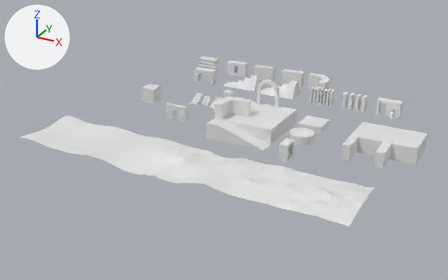
The FBX model Assets/Models/demo.fbx as it was, and as the next commit left it.
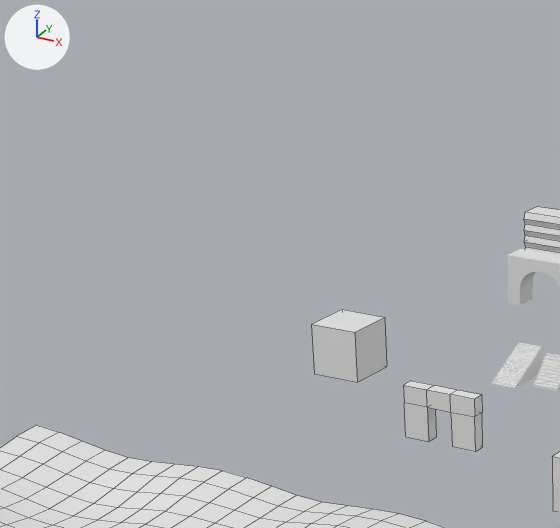
Old and new are each drawn whole from a 50 mm camera at (65.5, -136.4, 58.7) aimed at (-3.1, -11.8, -3.6) and again close up on the part from 13% to 47% of the width and 0% to 51% of the height. The lights are fixed; the arrows at upper left show +X, +Y and +Z. The close-ups show mesh edges as thin lines. Where no turn or scale is listed for an object, it has been applied to the vertices.

The first close-up shows 'demo_10', 'demo_12', 'demo_13', 'demo_14', 'demo_cube_01', 'demo_structure_01', 'demo_terrain_01'.
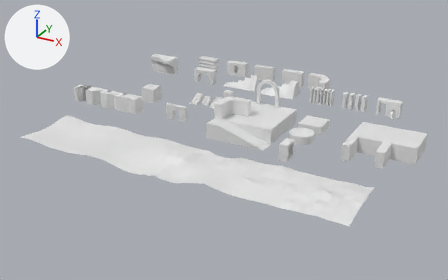
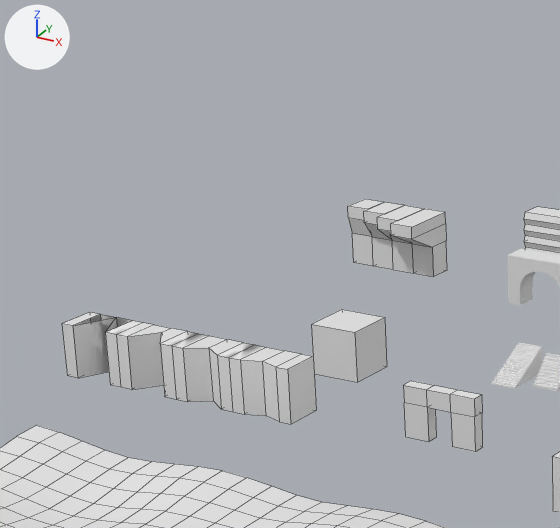
Changed parts and their boxes [x1, y1, x2, y2] in the close-ups (560 x 528 px):
```json
{"object": "demo_17", "change": "added", "after": [62, 312, 316, 424]}
{"object": "demo_16", "change": "added", "after": [348, 199, 447, 277]}
```

The change, as JSON lines over the scene's bpy script:
```json
{"op": "add", "block": "me_cube_019_1", "code": ["me_cube_019_1 = bpy.data.meshes.new('Cube.019')", "me_cube_019_1.from_pydata(...)  # 66 vertices, 59 faces; spans x -7.5..12.5, y -1.7..1.3, z 0.0..4.0"]}
{"op": "add", "block": "me_cube_017_1", "code": ["me_cube_017_1 = bpy.data.meshes.new('Cube.017')", "me_cube_017_1.from_pydata(...)  # 46 vertices, 49 faces; spans x -4.0..4.0, y -4.0..1.0, z 0.0..5.0"]}
{"op": "add", "block": "ob_demo_17", "code": ["ob_demo_17 = bpy.data.objects.new('demo_17', me_cube_019_1)", "ob_demo_17.location = (-38.0, -16.0, 1.0)"]}
{"op": "add", "block": "ob_demo_16", "code": ["ob_demo_16 = bpy.data.objects.new('demo_16', me_cube_017_1)", "ob_demo_16.location = (-39.0, 16.0, 1.0)"]}
```
